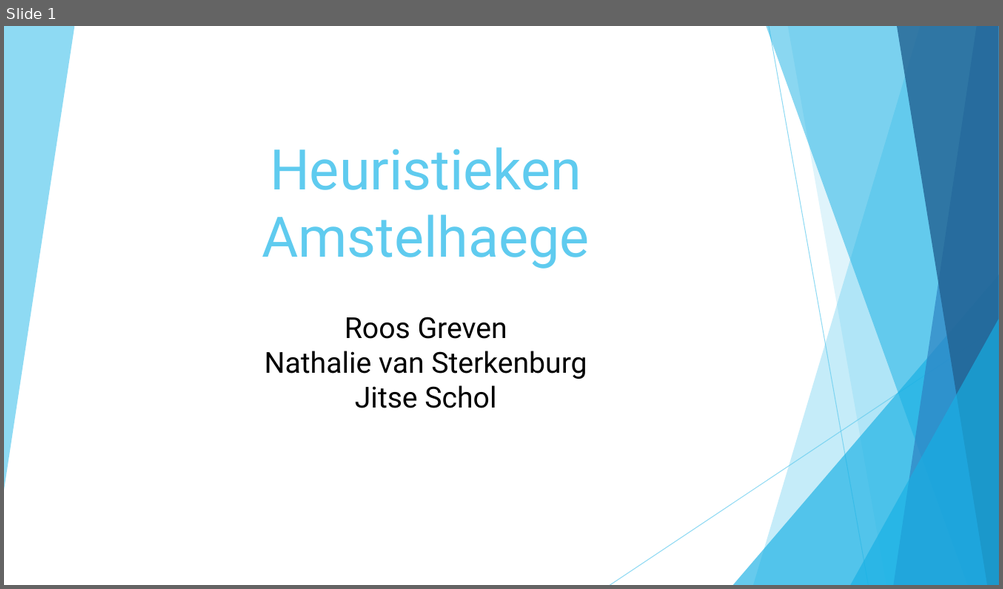
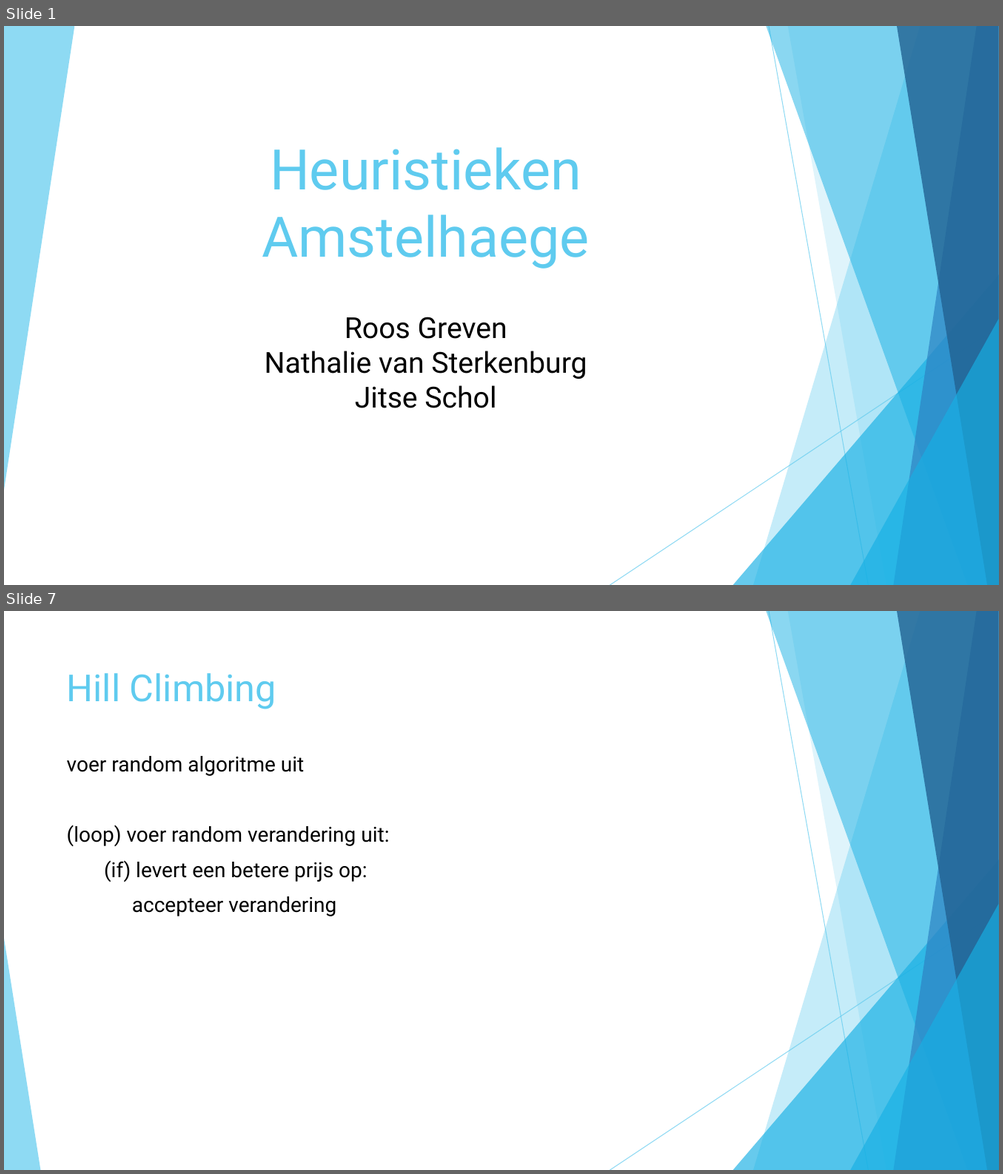
Before and after one commit to roosgreven/Heuristieken, a slide deck: files/presentatie heuristieken.pptx. Shown one above the other, each under a label of ours: slide 1 before the commit, slides 1 and 7 after it; the slides between them are not shown. The pictures are 1003x589 and 1003x1174 pixels, drawn with LibreOffice and Linux fonts; fonts in the diff are those of the drawing. Boxes give left, top, right and bottom in pixels: in the first picture for what was removed or moved away, otherwise in the second. Text is boxed around its words. In the diff, an @@ line names an element or a change of style, - is before the commit and + after.

```diff
--- a/files/presentatie heuristieken.pptx
+++ b/files/presentatie heuristieken.pptx
@@ slide 7 added at (4, 611, 999, 1170), background #FFFFFF; not listed: 9 template elements that a slide beside it also shows @@
@@ title added at (67, 673, 276, 709), 36 pt, text #5FCBEF @@
+Hill Climbing
@@ text added at (67, 756, 389, 917), 20 pt, text #000000 @@
+voer random algoritme uit
+(loop) voer random verandering uit:
+(if) levert een betere prijs op:
+    accepteer verandering
@@ triangle added at (4, 939, 40, 1170), fill #5FCBEF at 70% opacity @@
```
Also in this commit, not shown: 2 slides changed, 3 other slides added, 8 slides removed, 8 other files.
